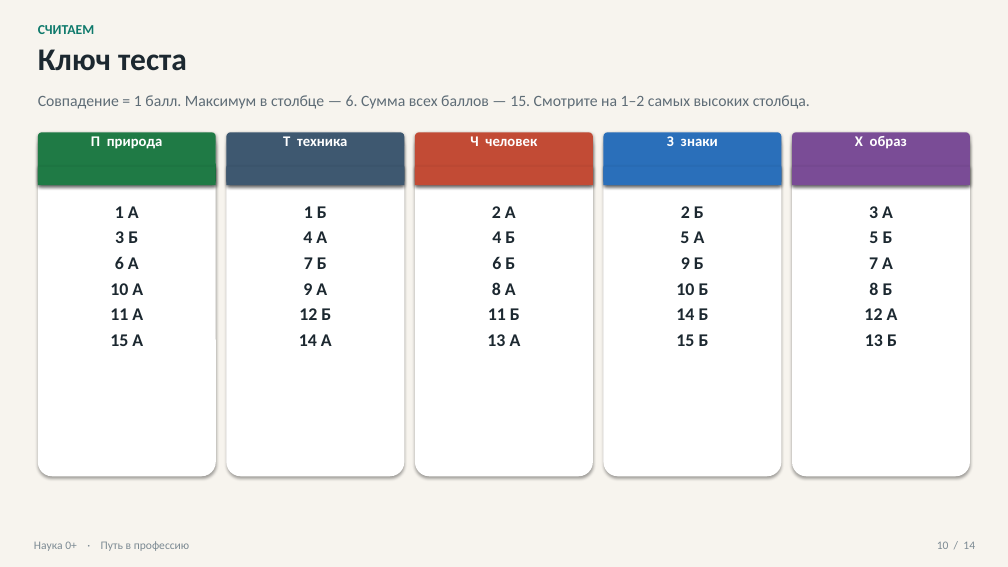
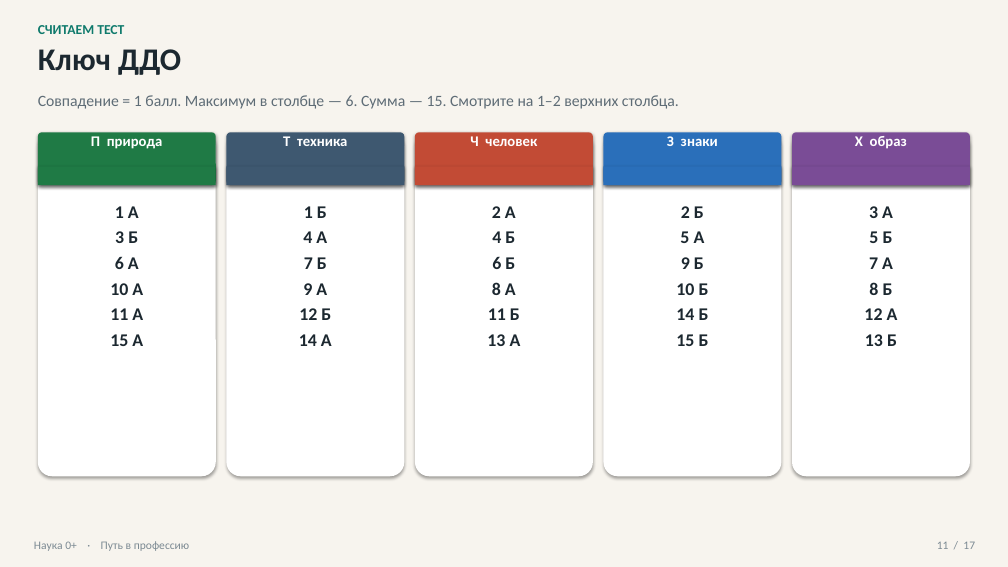
Before and after one commit to Sema917/-tourism, a slide deck: slide 11 of materials/Путь_в_профессию_презентация_60_минут.pptx (slide 10 before the commit). Drawn at 1008x567 pixels with LibreOffice and Linux fonts; fonts in the diff are those of the drawing. Boxes give left, top, right and bottom in pixels: in the first picture for what was removed or moved away, otherwise in the second. Text is boxed around its words. In the diff, an @@ line names an element or a change of style, - is before the commit and + after.

```diff
--- a/materials/Путь_в_профессию_презентация_60_минут.pptx
+++ b/materials/Путь_в_профессию_презентация_60_минут.pptx
@@ text at (38,25,124,34): text changed @@
-СЧИТАЕМ
+СЧИТАЕМ ТЕСТ
@@ text at (38,49,181,75): text changed @@
-Ключ теста
+Ключ ДДО
@@ text at (38,95,679,109): text changed @@
-Совпадение = 1 балл. Максимум в столбце — 6. Сумма всех баллов — 15. Смотрите на 1–2 самых высоких столбца.
+Совпадение = 1 балл. Максимум в столбце — 6. Сумма — 15. Смотрите на 1–2 верхних столбца.
@@ text at (937,541,975,549): text changed @@
-10 / 14
+11 / 17
```
Also in this commit, not shown: 6 other slides changed, 10 slides added, 7 slides removed, 9 other files.
